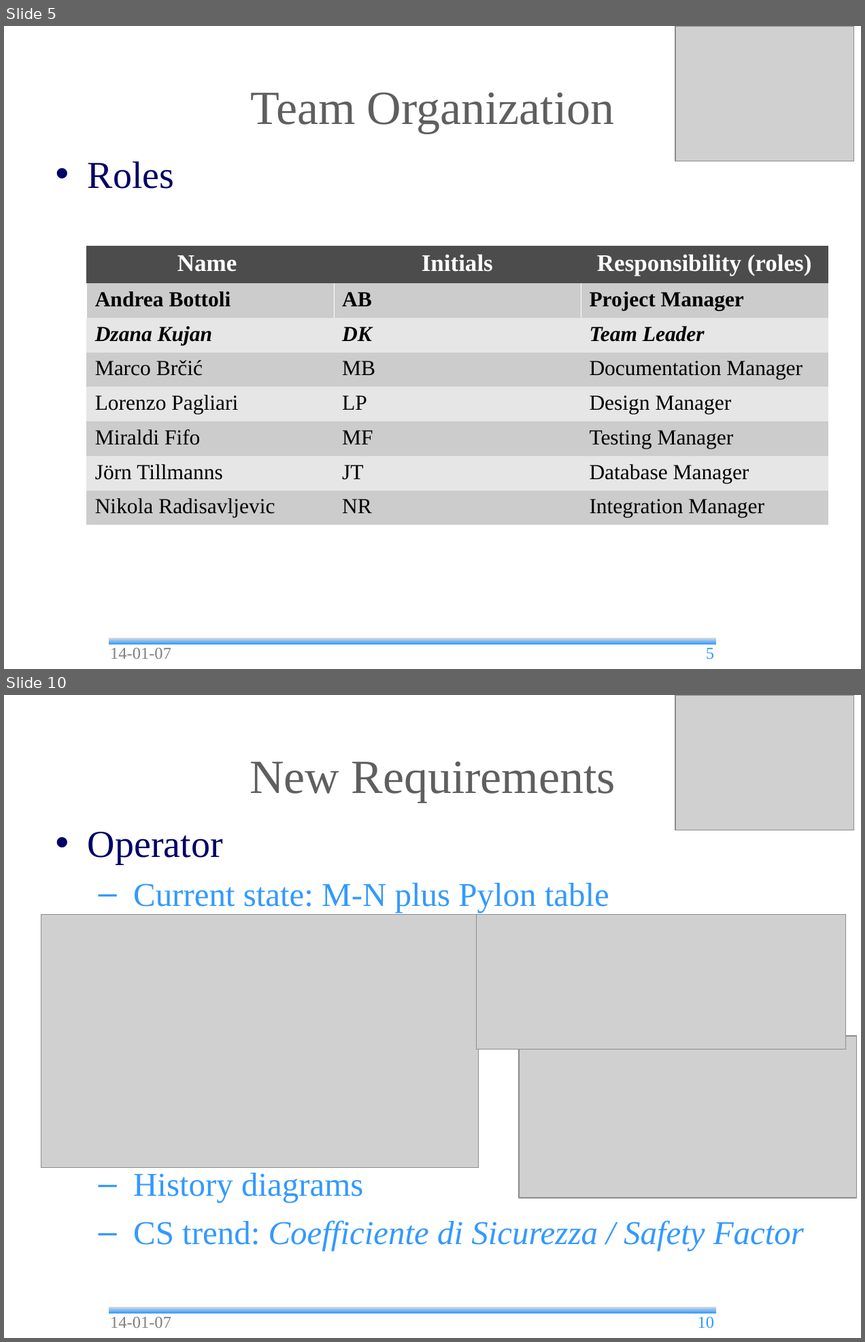
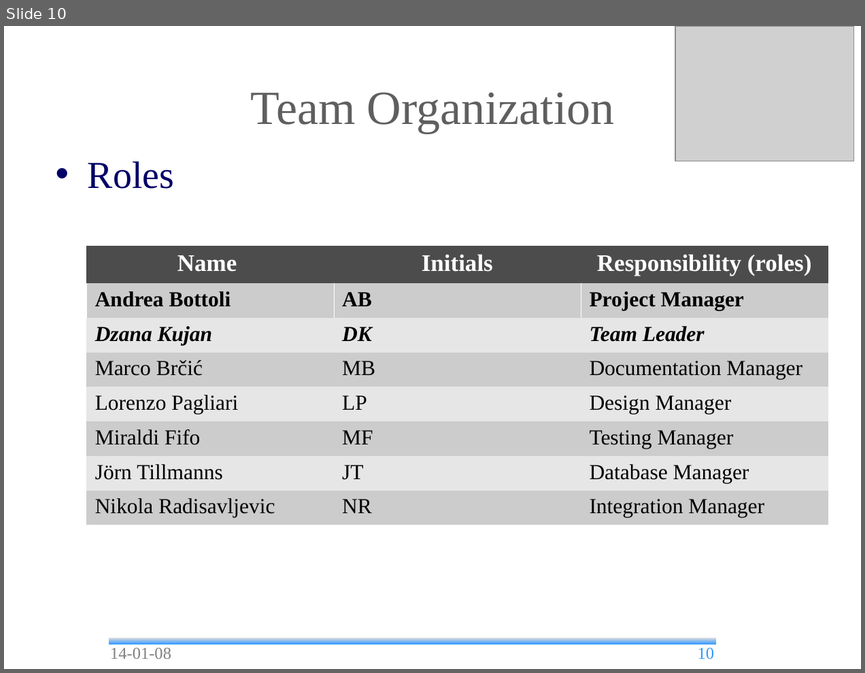
Before and after one commit to andrea-bottoli/DSD, a slide deck: Documentation/Presentations/Final_Presentation.odp. Shown one above the other, each under a label of ours: slides 5 and 10 before the commit, slide 10 after it; the slides between them are not shown. The pictures are 865x1342 and 865x673 pixels, drawn with LibreOffice and Linux fonts; fonts in the diff are those of the drawing; grey boxes stand for pictures; background and template pictures are left out. Boxes give left, top, right and bottom in pixels: in the first picture for what was removed or moved away, otherwise in the second. Text is boxed around its words. In the diff, an @@ line names an element or a change of style, - is before the commit and + after.

```diff
--- a/Documentation/Presentations/Final_Presentation.odp
+++ b/Documentation/Presentations/Final_Presentation.odp
@@ slide 10 removed at [4,695,861,1338], background #FFFFFF; not listed: 1 template element that a slide beside it also shows @@
@@ picture removed at [675,695,853,830] @@
@@ title removed at [249,761,615,802] @@
-New Requirements
@@ text removed at [88,832,804,1251] @@
-• Operator
-  – Current state: M-N plus Pylon table
-  – History diagrams
-  – CS trend: Coefficiente di Sicurezza / Safety Factor
@@ picture removed at [41,915,478,1167] @@
@@ picture removed at [476,915,845,1049] @@
@@ picture removed at [519,1036,857,1198] @@
@@ text removed at [110,1317,171,1327] @@
-14-01-07
@@ page number removed at [698,1316,715,1328] @@
-10
@@ what was slide 5 is now slide 10 @@
@@ slide 10 changed as well @@
@@ text at [110,648,171,658]: text changed @@
-14-01-07
+14-01-08
@@ page number at [698,647,715,659]: text changed @@
-5
+10
```
Also in this commit, not shown: 6 other slides changed, 5 slides added, 24 other slides removed, 1 other file.
